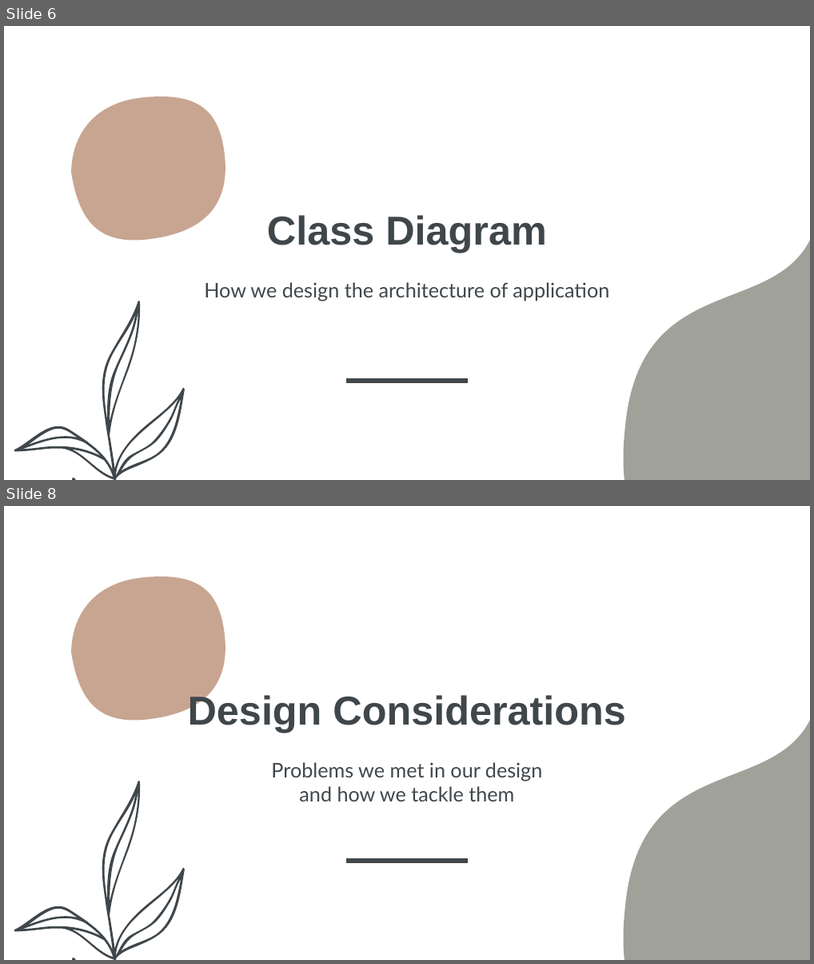
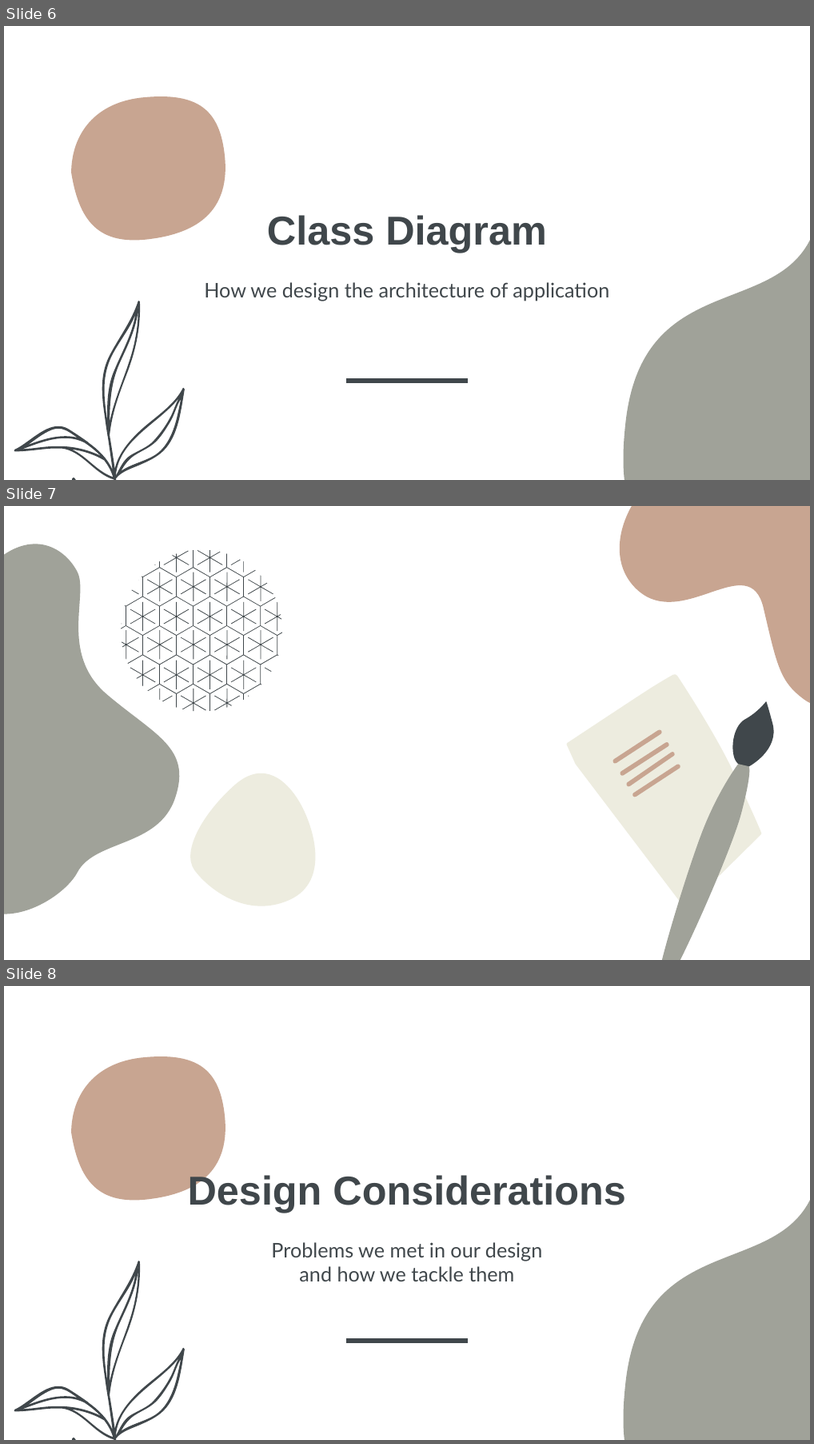
Before and after one commit to ntmchau2202/ISD.ICT.20211-06, a slide deck: reports/Presentation.pptx. Shown one above the other, each under a label of ours: slides 6 and 8 before the commit, slides 6, 7 and 8 after it; the slides between them are not shown. The pictures are 814x964 and 814x1444 pixels, drawn with LibreOffice and Linux fonts; fonts in the diff are those of the drawing; background and template pictures are left out. Boxes give left, top, right and bottom in pixels: in the first picture for what was removed or moved away, otherwise in the second. Text is boxed around its words. In the diff, an @@ line names an element or a change of style, - is before the commit and + after.

```diff
--- a/reports/Presentation.pptx
+++ b/reports/Presentation.pptx
@@ slide 7 added at [4,506,810,960], background picture (left out) @@
@@ freeform shape added at [4,527,192,960], fill #A0A299 @@
@@ freeform shape added at [579,506,810,756], fill #C8A591 @@
@@ group added at [121,550,282,711]: 34 freeform shapes @@
@@ freeform shape added at [719,701,783,771], fill #40474B @@
@@ freeform shape added at [168,756,358,946], fill #EDECDF @@
@@ freeform shape added at [594,760,806,960], fill #A0A299 @@
@@ group added at [532,649,798,923]: 5 freeform shapes @@
```
Also in this commit, not shown: 5 slides changed, 2 other slides added, 1 slide removed, 3 other files.
